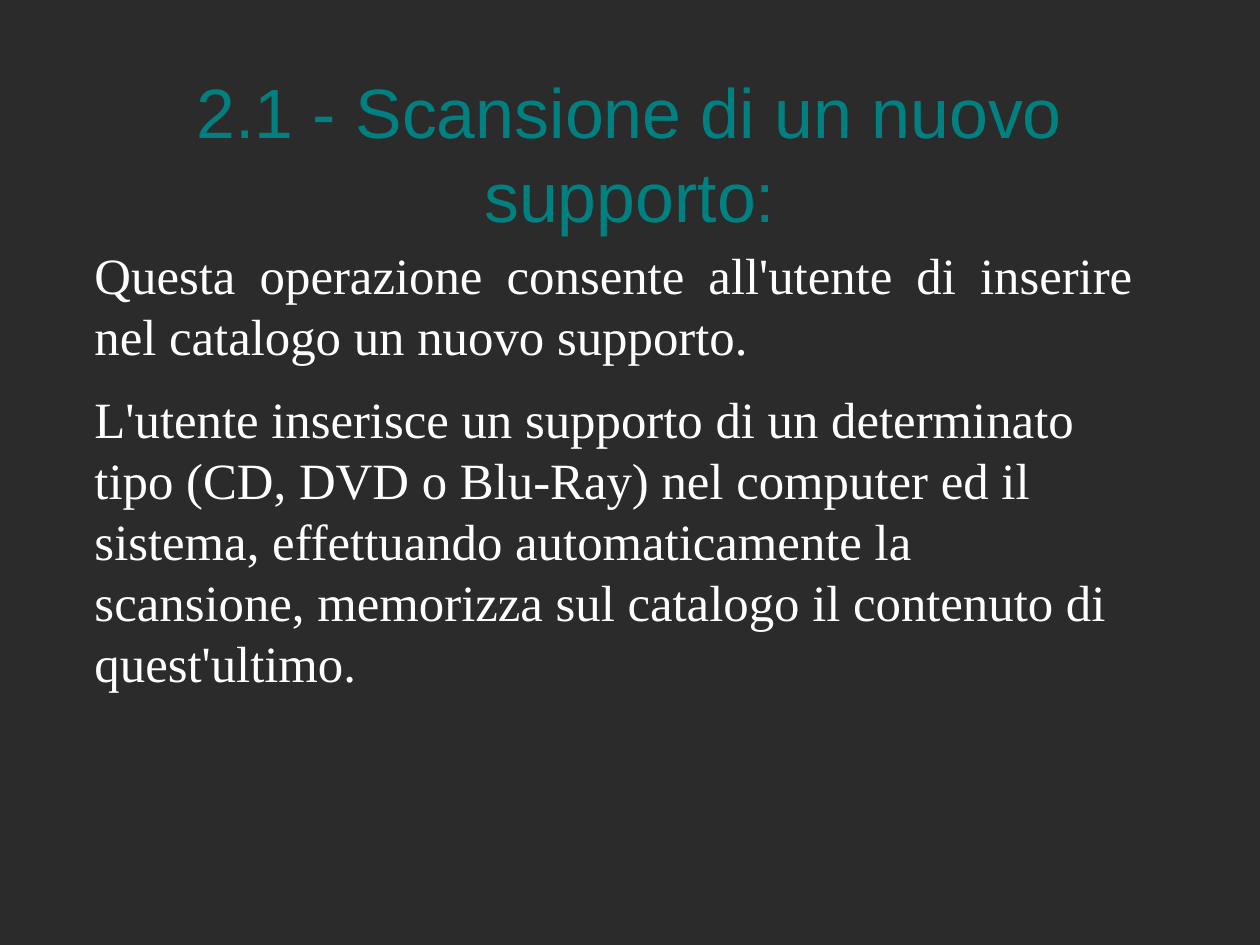
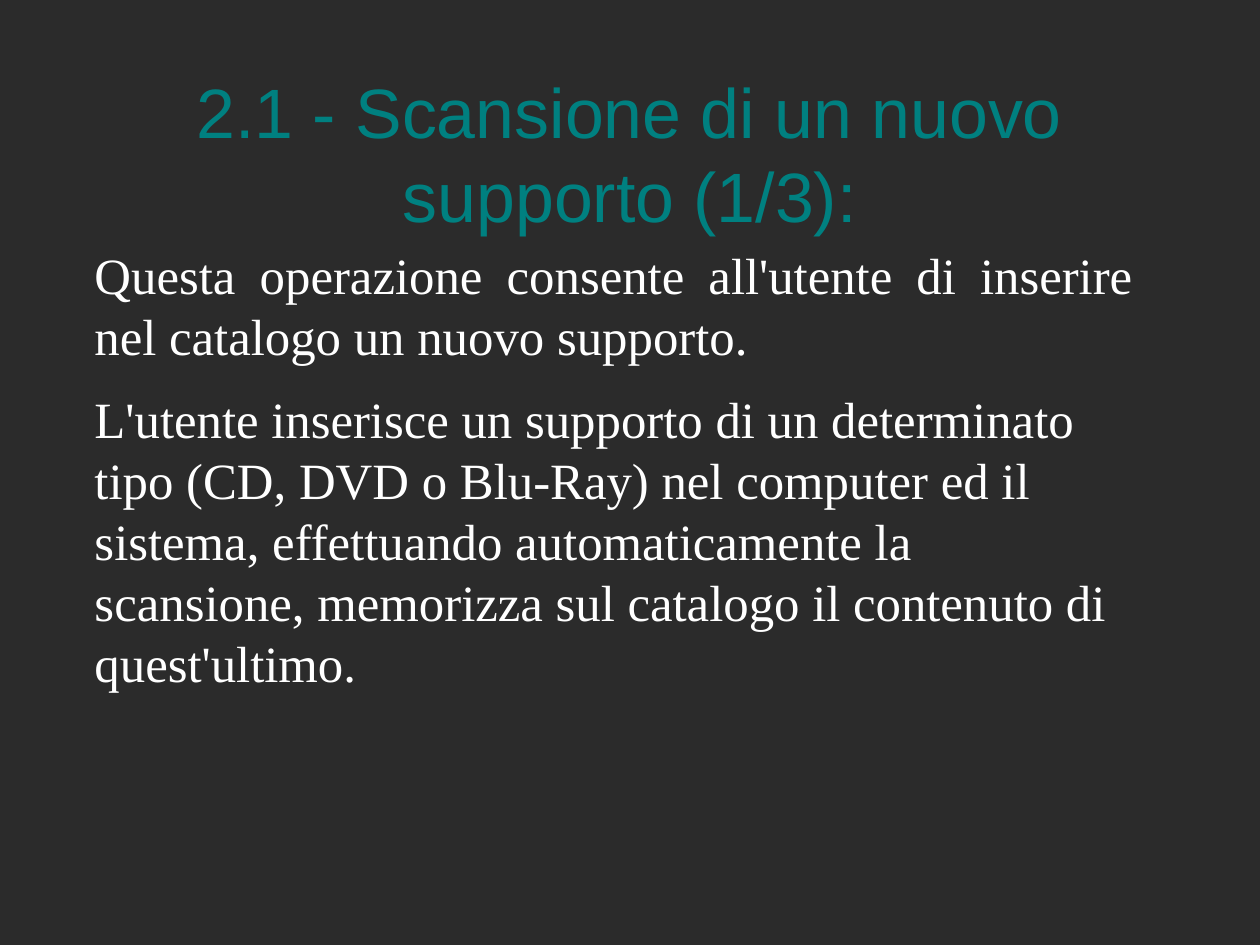
Before and after one commit to Muffo/medialog, a slide deck: slide 6 of presentazione MediaLog.odp. Drawn at 1260x945 pixels with LibreOffice and Linux fonts; fonts in the diff are those of the drawing; background and template pictures are left out; a plain dark background stands for a picture behind light text. Boxes give left, top, right and bottom in pixels: in the first picture for what was removed or moved away, otherwise in the second. Text is boxed around its words. In the diff, an @@ line names an element or a change of style, - is before the commit and + after.

```diff
--- a/presentazione MediaLog.odp
+++ b/presentazione MediaLog.odp
@@ title at bbox=[197, 87, 1062, 235]: text changed @@
-2.1 - Scansione di un nuovo supporto:
+2.1 - Scansione di un nuovo supporto (1/3):
```
Also in this commit, not shown: 7 other slides changed, 7 slides added.
